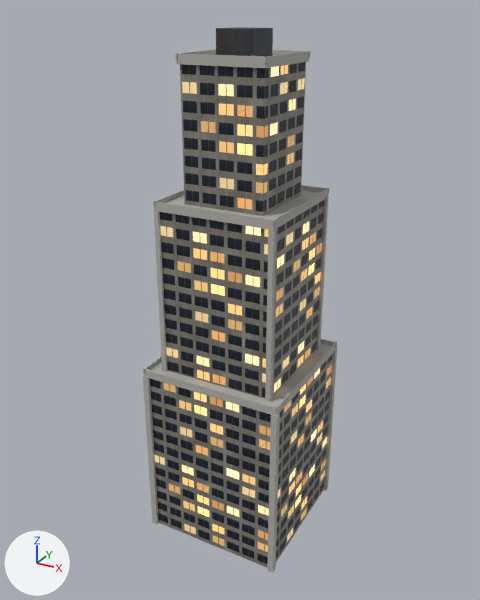
The glTF model public/assets/building_01.glb, before and after one commit.
One viewpoint serves both versions: a 50 mm lens placed at (65.0, -120.0, 117.5), pointed at (-0.9, -0.2, 57.6). Every picture has the same lights, and +X, +Y and +Z are marked at lower left. The picture after the commit comes second. Where no turn or scale is listed for an object, it has been applied to the vertices. Vertices at exactly the same position are counted once.

In view in the first picture: 'Render'.
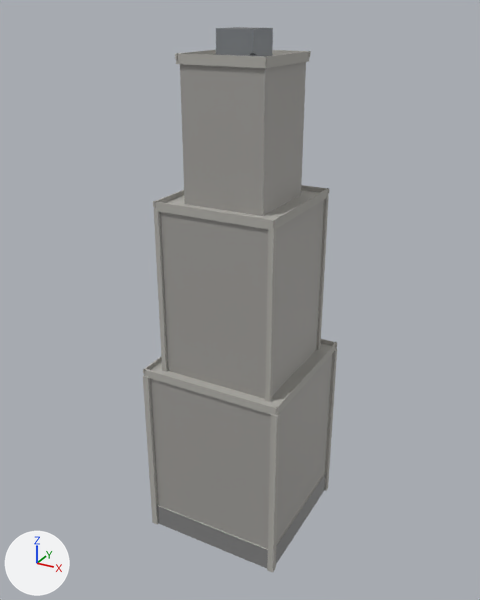
Where the change shows, as pixel boxes [x1, y1, x2, y2] in the pictures (480 x 600 px):
'Render', surface changed, reshaped: [143, 27, 337, 573] in both
part 1 of me_render, added: after [157, 473, 326, 568]

Edits to the bpy script that builds the scene:
```text
Change mat_facade_office:
    where n0 = _N.new('ShaderNodeBsdfPrincipled'); n0.name = 'Principled BSDF'
    remove n0.inputs[28].default_value = 2.0  # 'Emission Strength'
    add n0.inputs[0].default_value = (0.4, 0.39, 0.37, 1.0)  # 'Base Color', grey #aaa8a4
    n0.inputs[1].default_value: 0.15 -> 0.2  # 'Metallic'
    n0.inputs[2].default_value: 0.55 -> 0.6  # 'Roughness'
    remove n2 = _N.new('ShaderNodeTexImage'); n2.name = 'Image Texture'
    remove n2.image = img_facade_office_emit
    remove n3 = _N.new('ShaderNodeTexImage'); n3.name = 'Image Texture.001'
    remove n3.image = img_facade_office
    remove _L.new(n2.outputs[0], n0.inputs[27])  # 'Color' to 'Emission Color'
    remove _L.new(n3.outputs[0], n0.inputs[0])  # 'Color' to 'Base Color'
Change mat_facade_industrial:
    where n0 = _N.new('ShaderNodeBsdfPrincipled'); n0.name = 'Principled BSDF'
    remove n0.inputs[2].default_value = 0.45  # 'Roughness'
    remove n0.inputs[28].default_value = 2.0  # 'Emission Strength'
    add n0.inputs[0].default_value = (0.28, 0.3, 0.32, 1.0)  # 'Base Color', grey #909599
    n0.inputs[1].default_value: 0.55 -> 0.6  # 'Metallic'
    remove n2 = _N.new('ShaderNodeTexImage'); n2.name = 'Image Texture'
    remove n2.image = img_facade_metal_emit
    remove n3 = _N.new('ShaderNodeTexImage'); n3.name = 'Image Texture.001'
    remove n3.image = img_facade_metal
    remove _L.new(n2.outputs[0], n0.inputs[27])  # 'Color' to 'Emission Color'
    remove _L.new(n3.outputs[0], n0.inputs[0])  # 'Color' to 'Base Color'
Add mat_storefront:
    mat_storefront = principled_material('Storefront')
    mat_storefront.base_color = (0.3, 0.3, 0.3)  # grey #959595
    mat_storefront.metallic = 0.3
    mat_storefront.roughness = 0.4
Change me_render:
    used by ob_render; location = (0.0, 0.0, 0.0)
    remove me_render.from_pydata(...)  # 296 vertices, 468 faces; spans x -16.7..16.7, y -16.7..16.7, z 0.0..114.0
    add me_render.from_pydata(...)  # 304 vertices, 480 faces; spans x -16.7..16.7, y -16.7..16.7, z 0.0..114.0
    me_render part 1
    8 vertices are added at x -16.2..16.2, y -16.2..16.2, z 0.0..5.6
    4 new faces join them, mat_concrete (grey #b1afaa)
    8 new faces join them, mat_storefront (grey #959595)
    add me_render.materials.append(mat_storefront)  # grey #959595
```
